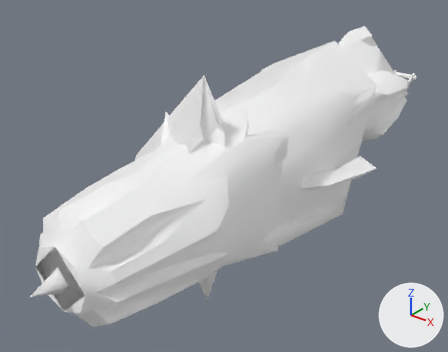
Renders of the glTF model docs/models/weapons/w04/055.glb from each side of a commit.
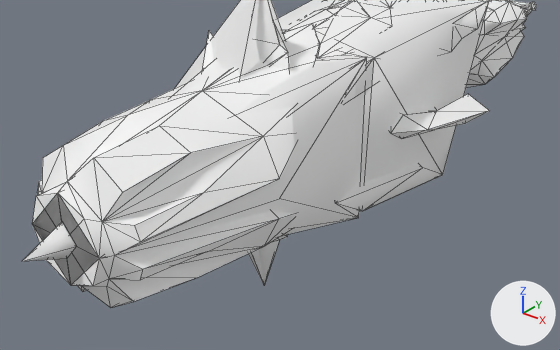
Each version appears first whole from a 50 mm camera at (1.206, -2.115, 0.759) aimed at (-0.161, -0.406, -0.3), and next in a close-up from a 50 mm camera at (1.154, -2.078, 0.562) aimed at (0.115, -0.78, -0.243). Lighting does not change. The marker at lower right points along +X, +Y and +Z. The older version's two pictures come first. The close-ups show mesh edges as thin lines. Vertices at exactly the same position are counted once.

Names of what the first close-up shows: 'Group[0]', 'Group[100]', 'Group[1]', 'Group[2]'.
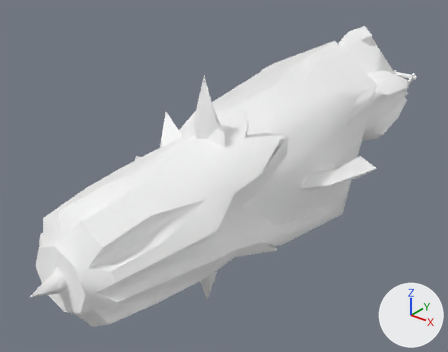
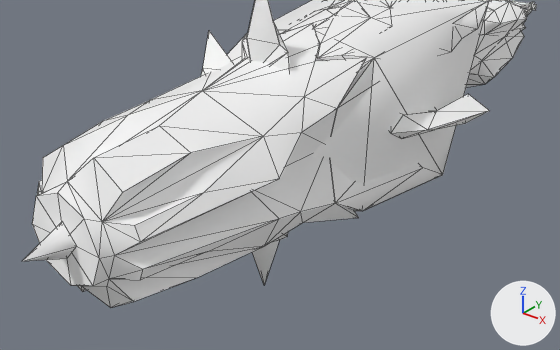
What differs and where, as boxes [x1, y1, x2, y2] in the close-ups (560 x 350 px):
'Group[1]', reshaped
    before: [23, 23, 367, 308]
    after: [23, 23, 366, 308]
'Group[2]', reshaped
    before: [175, 0, 290, 285]
    after: [201, 0, 290, 285]
part 1 of me_group_1, deleted
    before: [32, 52, 367, 284]
part 2 of me_group_2, deleted
    before: [175, 0, 286, 284]

The change in detail:
me_group_1 is used by ob_group_1; location (0.0, 0.0, 0.0).
me_group_1 had 95 vertices, 192 faces and spanned x -0.219..0.219, y -1.411..-0.502, z -0.485..0.047.
me_group_1 now has 93 vertices, 176 faces and spans x -0.219..0.219, y -1.411..-0.502, z -0.485..0.047.
Part 1, on me_group_1:
2 vertices are removed from x -0.219..0.219, y -0.912, z -0.219.
16 faces are deleted.
me_group_2 is used by ob_group_2; location (0.0, 0.0, 0.0).
Verts and faces of me_group_2; kept vertices keep their numbers, new ones are numbered from 78.
Before the commit, vertices of me_group_2: 62 (0.05, -0.914, -0.219), 63 (-0.436, -0.609, -0.219), 64 (0.0, -0.705, -0.645) at pixel (264, 285), 65 (0.0, -0.484, -0.219), 66 (0.0, -0.705, 0.207).
me_group_2 had 78 vertices, 122 faces and spanned x -0.436..0.078, y -0.914..-0.477, z -0.645..0.207.
me_group_2 now has 76 vertices, 116 faces and spans x -0.436..0.078, y -0.901..-0.477, z -0.645..0.207.
Part 2, on me_group_2:
Vertices deleted: 62, 65 (with the faces that use them).
